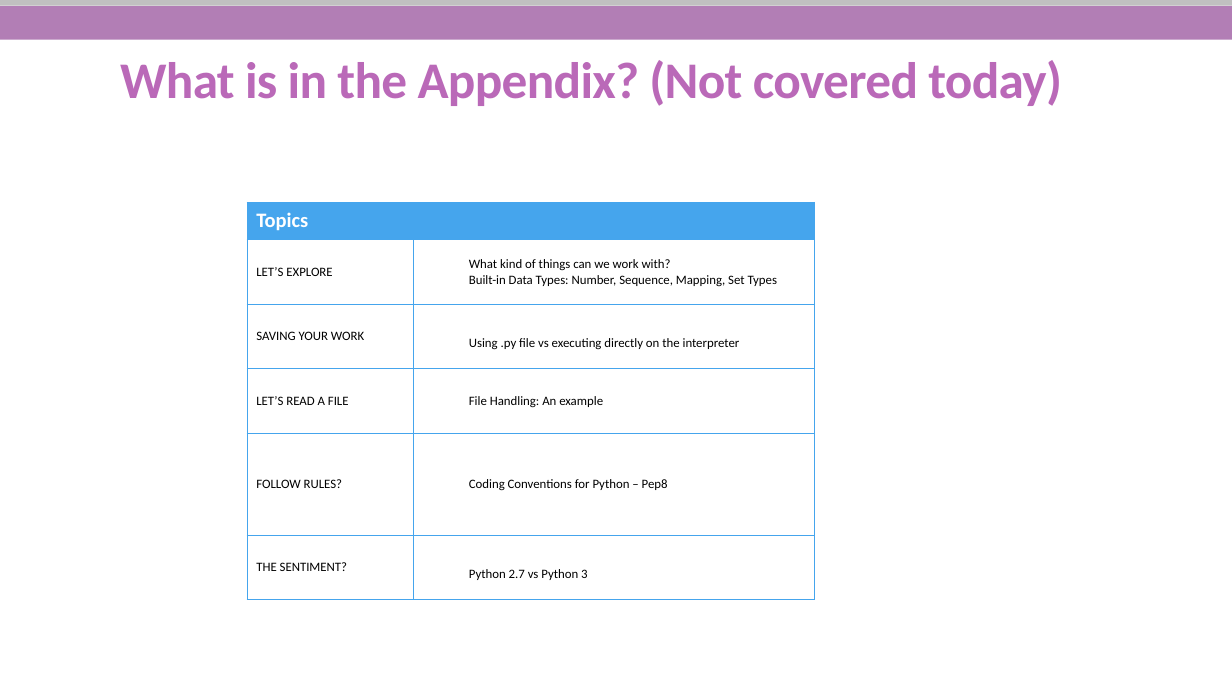
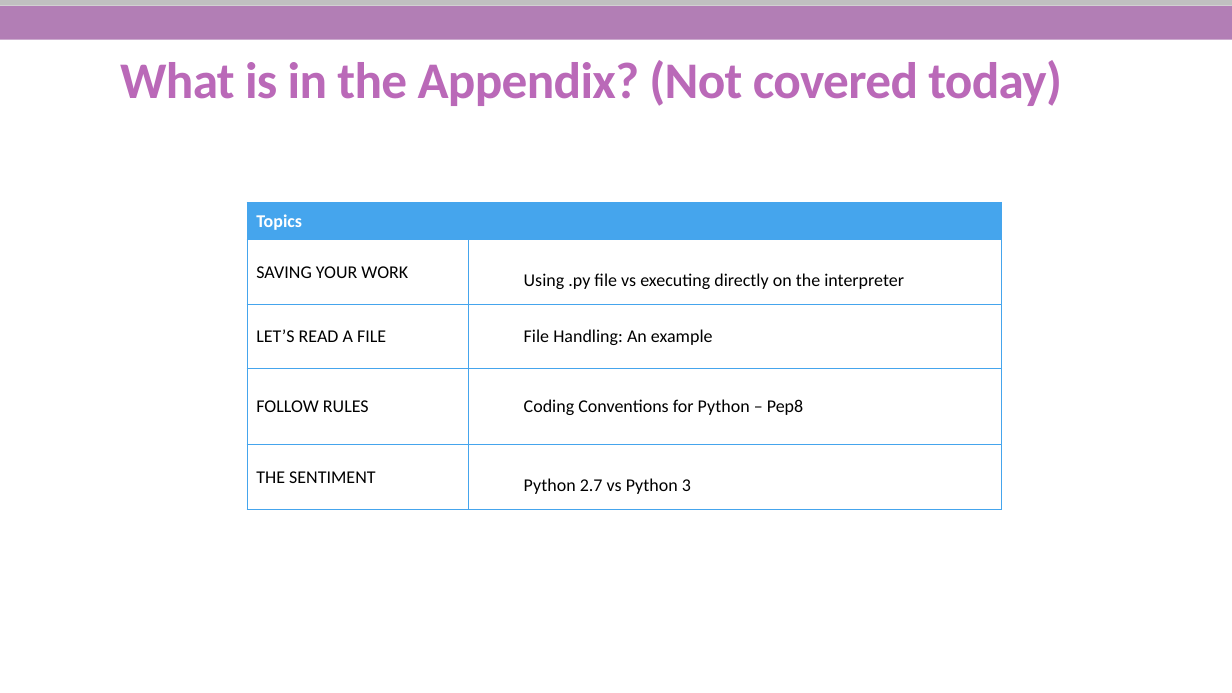
Before and after one commit to She-Codes-Now/Intro-to-Python, a slide deck: slide 4 of Python-SheCodesNow_updated.pptx. Drawn at 1232x693 pixels with LibreOffice and Linux fonts; fonts in the diff are those of the drawing; background and template pictures are left out. Boxes give left, top, right and bottom in pixels: in the first picture for what was removed or moved away, otherwise in the second. Text is boxed around its words. In the diff, an @@ line names an element or a change of style, - is before the commit and + after.

```diff
--- a/Python-SheCodesNow_updated.pptx
+++ b/Python-SheCodesNow_updated.pptx
@@ table at (x1=247, y1=202, x2=1002, y2=509) @@
-row 2: LET’S EXPLORE | What kind of things can we work with? / Built-in Data Types: Number, Sequence, Mapping, Set Types
-row 4, column 1: FOLLOW RULES?
+row 4, column 1: FOLLOW RULES
-row 5, column 1: THE SENTIMENT?
+row 5, column 1: THE SENTIMENT
@@ table resized from (x1=247, y1=202, x2=814, y2=600) to (x1=247, y1=202, x2=1002, y2=509) @@
```
Also in this commit, not shown: 12 other slides changed, 3 slides added, 12 slides removed.
